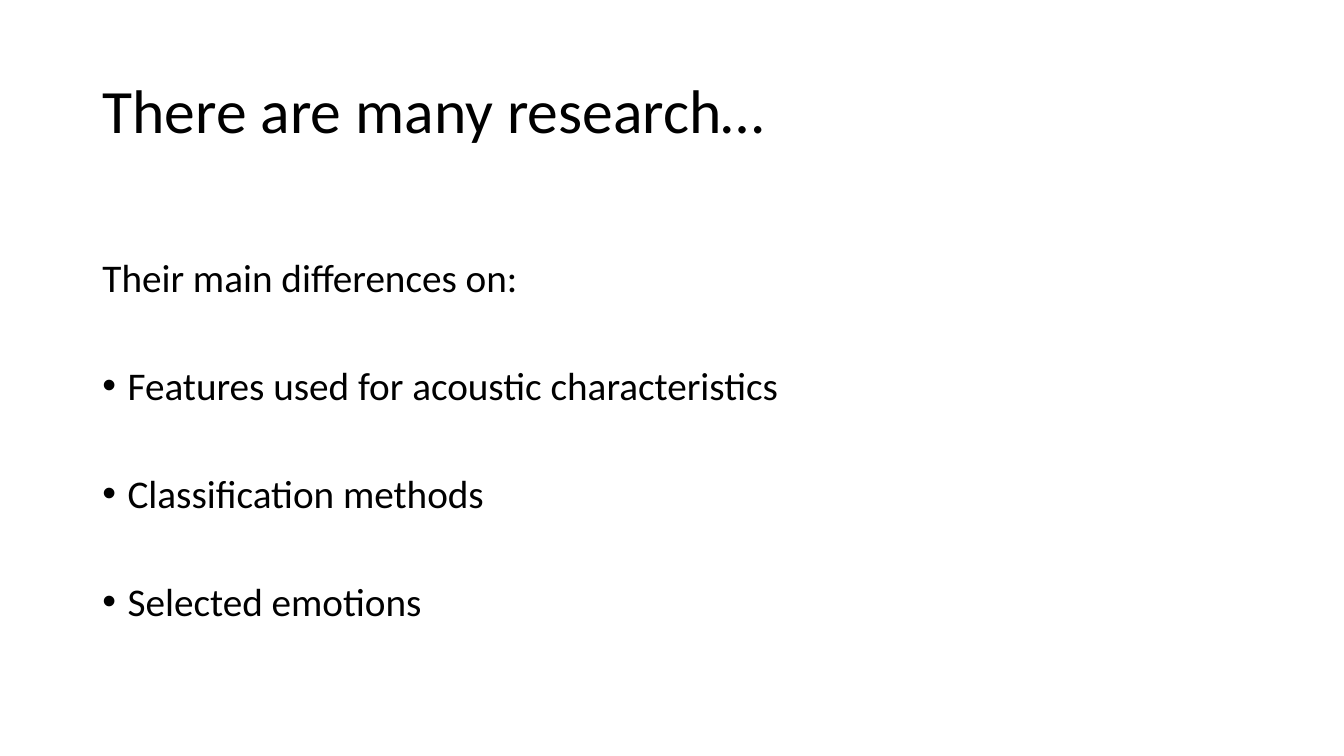
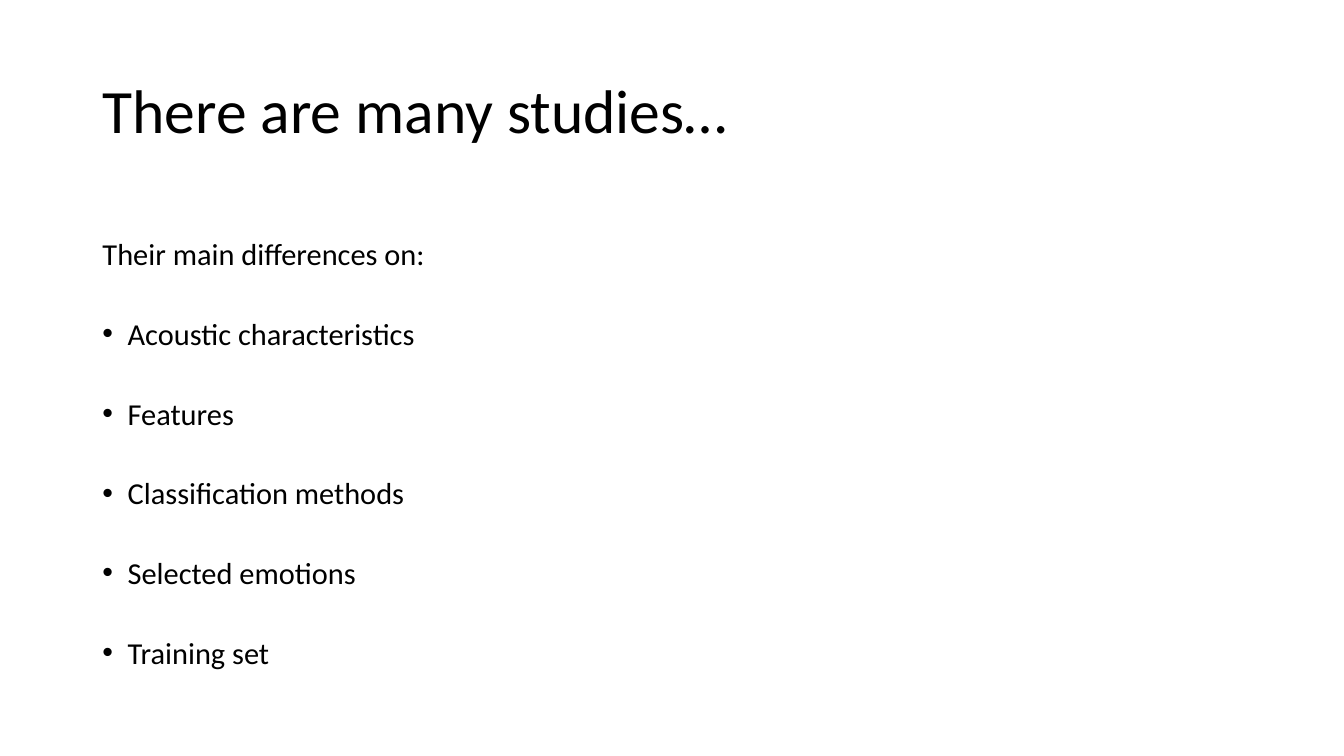
Before and after one commit to aydar-musin/Thesis, a slide deck: slide 7 of Thesis.pptx (slide 5 before the commit). Drawn at 1344x756 pixels with LibreOffice and Linux fonts; fonts in the diff are those of the drawing. Boxes give left, top, right and bottom in pixels: in the first picture for what was removed or moved away, otherwise in the second. Text is boxed around its words. In the diff, an @@ line names an element or a change of style, - is before the commit and + after.

```diff
--- a/Thesis.pptx
+++ b/Thesis.pptx
@@ title at (102,90,727,143): text changed @@
-There are many research…
+There are many studies…
@@ text at (102,244,424,585): size 28 to 21.7 pt in "Their main differences on:", "Classification methods", "Selected emotions"; line spacing 2 to 1.8 @@
@@ text at (128,324,414,426): text changed; size 28 to 21.7 pt @@
-• Features used for acoustic characteristics
+• Acoustic characteristics
+• Features
@@ text at (128,643,269,670): paragraph added @@
+• Training set
```
Also in this commit, not shown: 13 other slides changed, 14 slides added, 3 slides removed, 30 other files.
